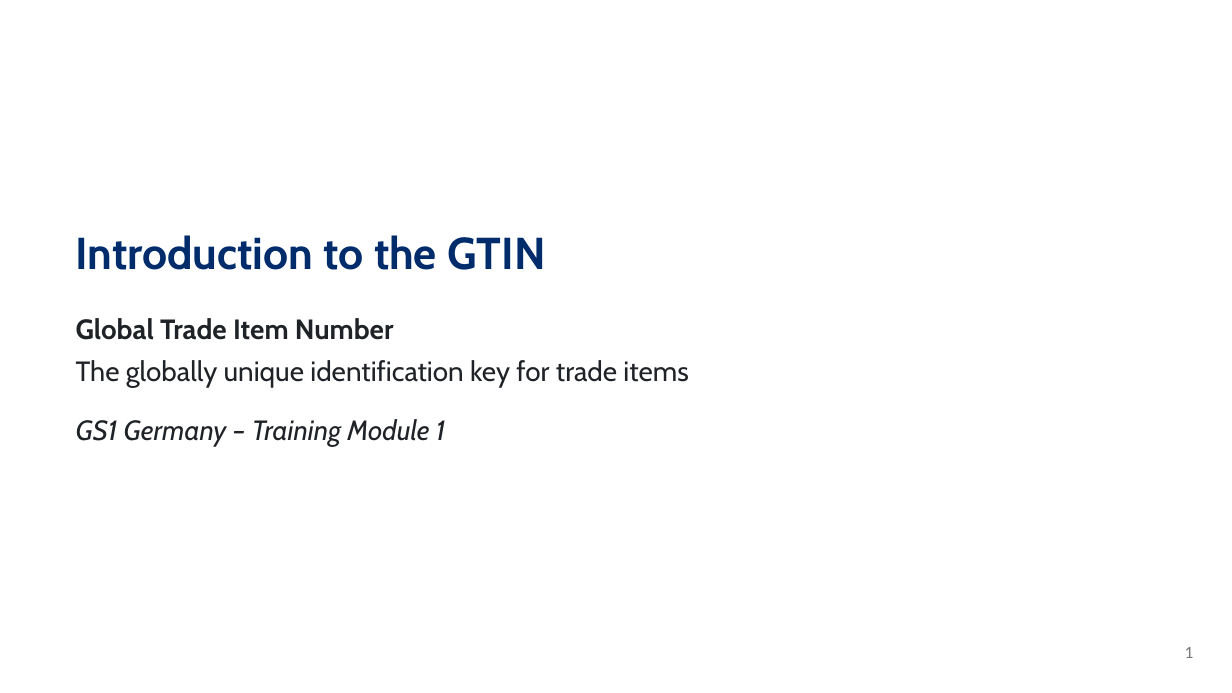
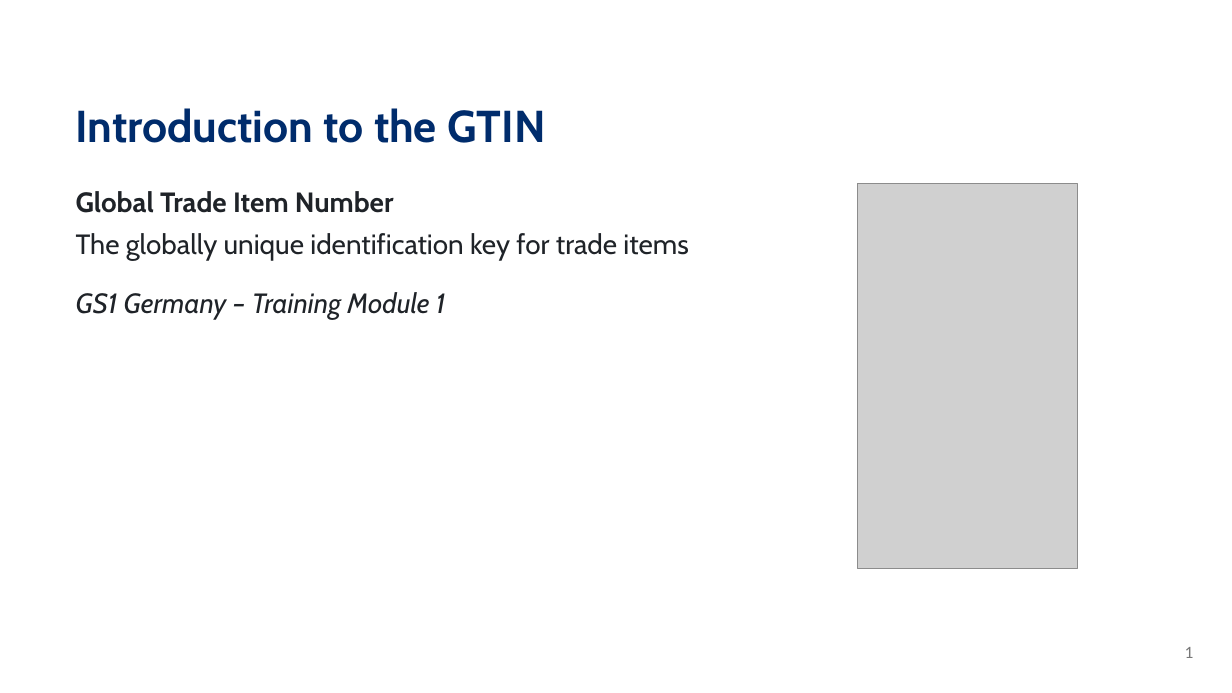
Before and after one commit to RalphTro/STREAMING_LeaningContentExperiments, a slide deck: slide 1 of autoCreatedFiles/01_GTIN_en.pptx. Drawn at 1232x693 pixels with LibreOffice and Linux fonts; fonts in the diff are those of the drawing; grey boxes stand for pictures. Boxes give left, top, right and bottom in pixels: in the first picture for what was removed or moved away, otherwise in the second. Text is boxed around its words. In the diff, an @@ line names an element or a change of style, - is before the commit and + after.

```diff
--- a/autoCreatedFiles/01_GTIN_en.pptx
+++ b/autoCreatedFiles/01_GTIN_en.pptx
@@ text "Introduction to the GTIN": place and size @@
-text "Introduction to the GTIN" at (76,235,546,270)
+text "Introduction to the GTIN" at (76,108,546,143)
@@ text "Global Trade Item Number": place and size @@
-text "Global Trade Item Number" at (76,318,688,388)
+text "Global Trade Item Number" at (76,191,688,261)
@@ picture added at (858,184,1078,569) @@
@@ text "GS1 Germany – Training Module ...": place and size @@
-text "GS1 Germany – Training Module ..." at (76,419,446,447)
+text "GS1 Germany – Training Module ..." at (76,292,446,320)
```
Also in this commit, not shown: 2 other slides changed, 1 other file.
